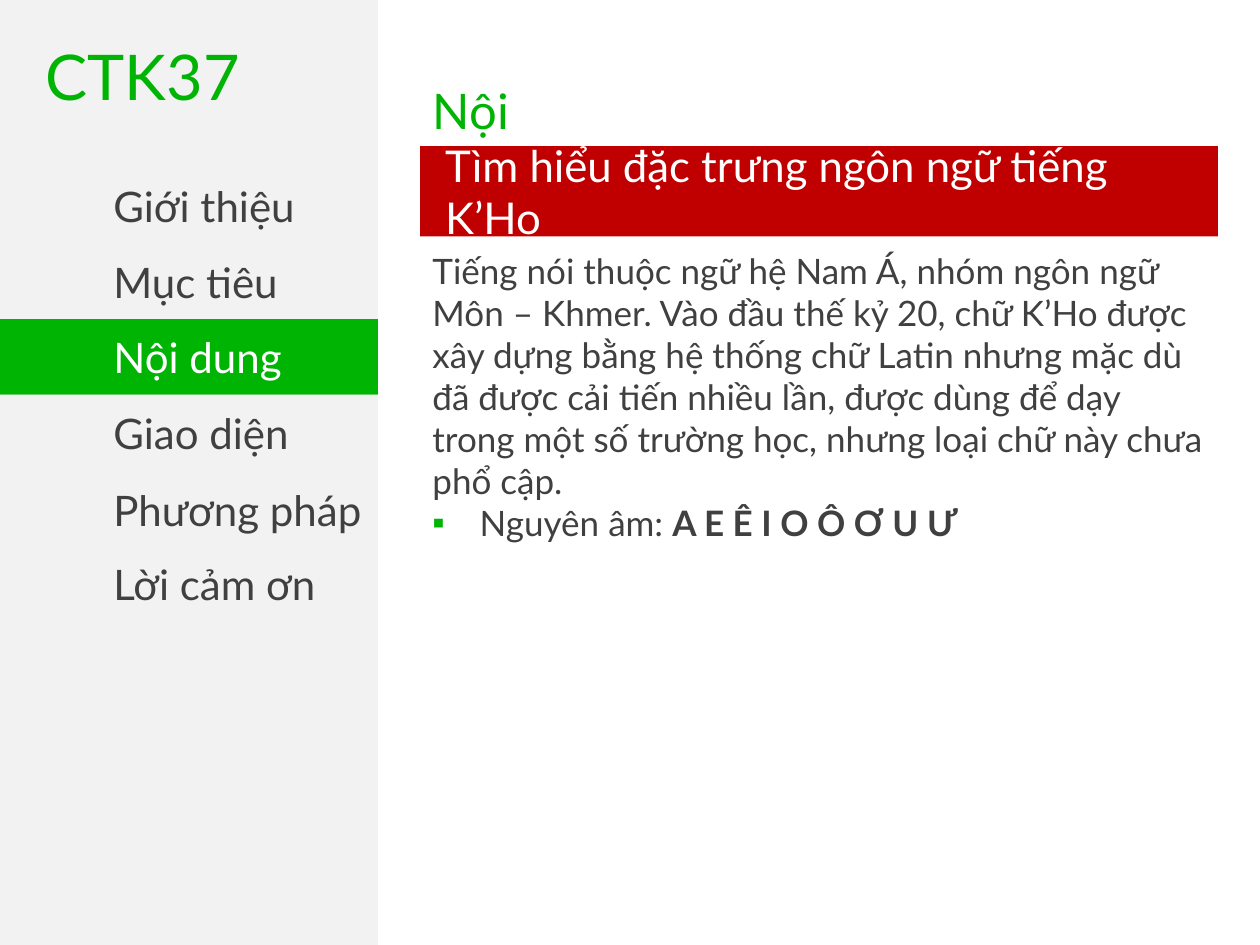
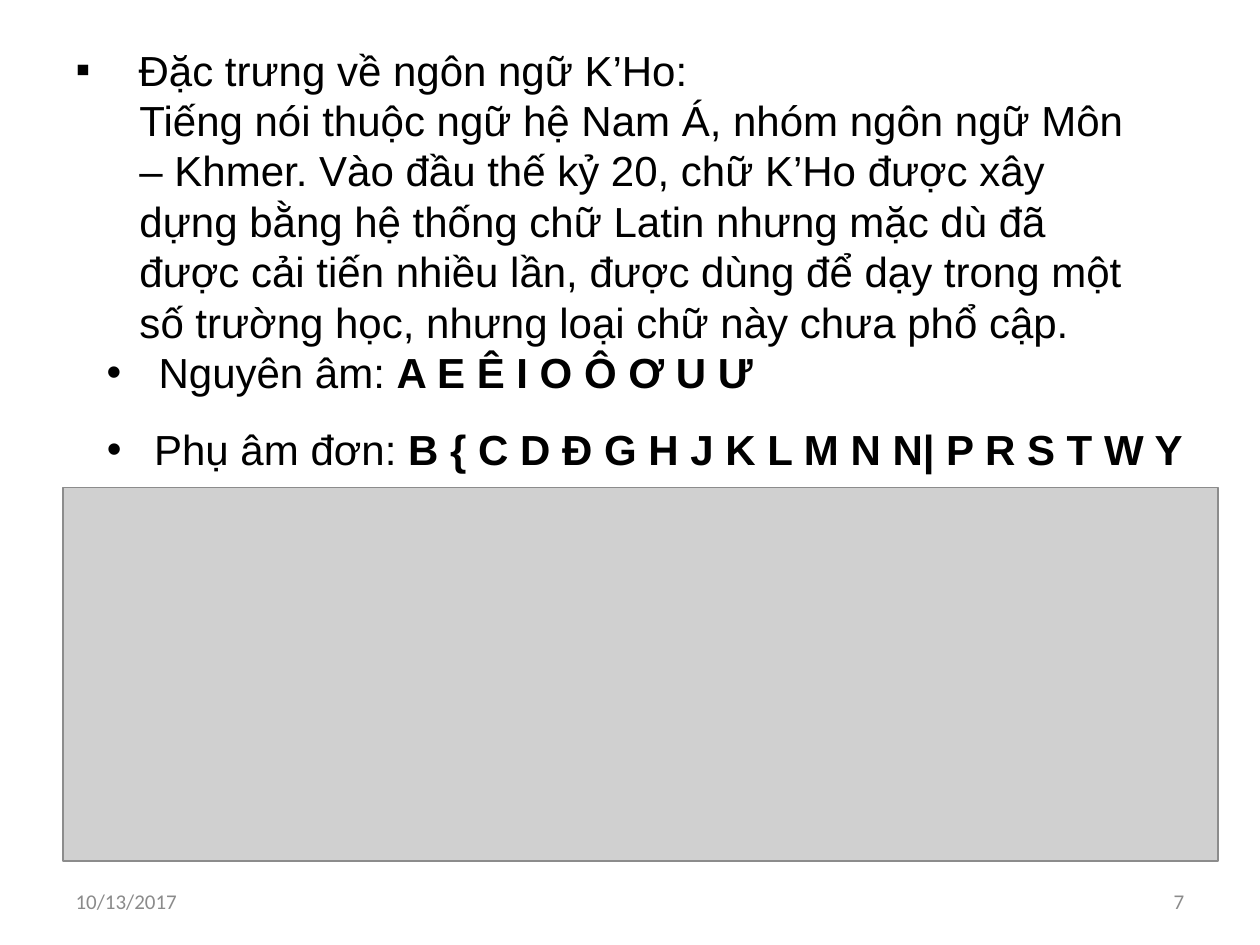
Before and after one commit to khanhvinhit/Do-An, a slide deck: slide 7 of THESIS/DACN_UD_Hoc_KHo_CTK37_ThuyetTrinh_06102017.pptx. Drawn at 1260x945 pixels with LibreOffice and Linux fonts; fonts in the diff are those of the drawing; grey boxes stand for pictures. Boxes give left, top, right and bottom in pixels: in the first picture for what was removed or moved away, otherwise in the second. Text is boxed around its words. In the diff, an @@ line names an element or a change of style, - is before the commit and + after.

```diff
--- a/THESIS/DACN_UD_Hoc_KHo_CTK37_ThuyetTrinh_06102017.pptx
+++ b/THESIS/DACN_UD_Hoc_KHo_CTK37_ThuyetTrinh_06102017.pptx
@@ rectangle removed at box(0, 0, 378, 945) @@
@@ text removed at box(46, 54, 240, 101) @@
-CTK37
@@ text "Đặc trưng về ngôn ngữ ...": place and size @@
-text "Đặc trưng về ngôn ngữ ..." at box(432, 254, 1202, 543)
+text "Đặc trưng về ngôn ngữ ..." at box(139, 53, 1123, 396)
@@ text "Đặc trưng về ngôn ngữ ..." at box(139, 53, 1123, 396): vertical alignment top to middle @@
@@ text at box(139, 53, 688, 94): paragraph added @@
+▪ Đặc trưng về ngôn ngữ K’Ho:
@@ text at box(139, 102, 1123, 396): size 20 to 24 pt, font Lato to Arial, text colour #404040 to #000000; indent changed; bullet ▪ to • @@
@@ text removed at box(433, 93, 540, 182) @@
-Nội dung
@@ rectangle removed at box(420, 146, 1217, 237) @@
-Tìm hiểu đặc trưng ngôn ngữ tiếng K’Ho
@@ text removed at box(113, 191, 294, 230) @@
-Giới thiệu
@@ rectangle removed at box(0, 243, 378, 319) @@
-Mục tiêu
@@ rectangle removed at box(0, 319, 378, 394) @@
-Nội dung
@@ rectangle removed at box(0, 394, 378, 470) @@
-Giao diện
@@ text added at box(154, 434, 1183, 474), 24 pt, text #000000, bold @@
+• Phụ âm đơn: B { C D Đ G H J K L M N N| P R S T W Y
@@ picture added at box(63, 488, 1218, 861) @@
@@ text removed at box(113, 495, 361, 534) @@
-Phương pháp
@@ text removed at box(113, 569, 315, 601) @@
-Lời cảm ơn
@@ text added at box(76, 894, 177, 910), 12 pt, text #8C8C8C @@
+10/13/2017
@@ page number added at box(1174, 895, 1185, 909), 12 pt, text #8C8C8C @@
+7
```
Also in this commit, not shown: 13 other slides changed, 12 slides added, 16 slides removed, 4 other files.
